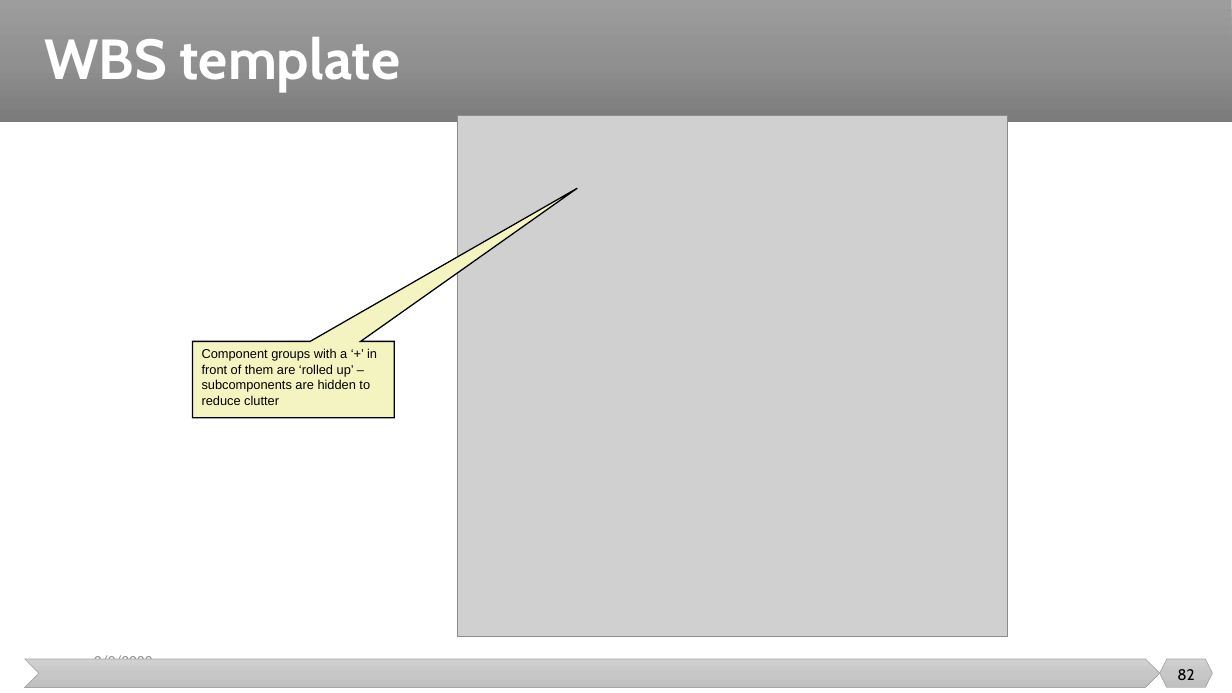
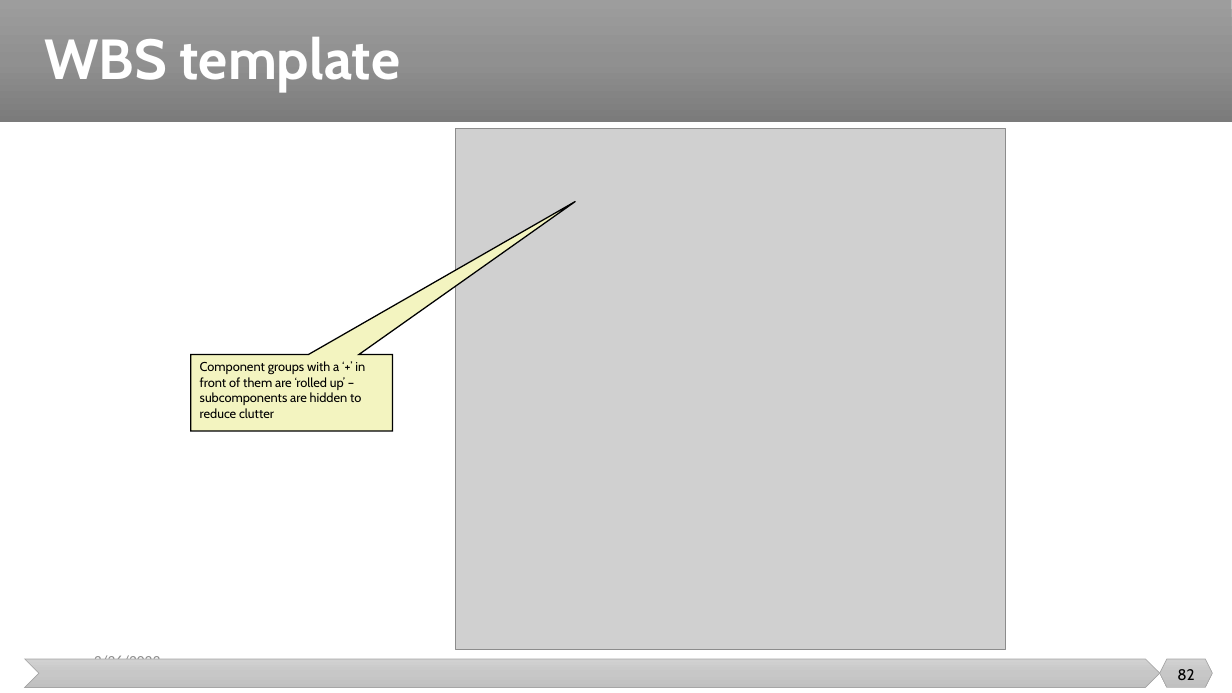
Before and after one commit to malenezi/malenezi, a slide deck: slide 82 of SE423/Lectures/6-Planning/Scheduling and Tracking.pptx. Drawn at 1232x693 pixels with LibreOffice and Linux fonts; fonts in the diff are those of the drawing; grey boxes stand for pictures. Boxes give left, top, right and bottom in pixels: in the first picture for what was removed or moved away, otherwise in the second. Text is boxed around its words. In the diff, an @@ line names an element or a change of style, - is before the commit and + after.

```diff
--- a/SE423/Lectures/6-Planning/Scheduling and Tracking.pptx
+++ b/SE423/Lectures/6-Planning/Scheduling and Tracking.pptx
@@ picture: place and size @@
-picture at bbox=[457, 116, 1007, 637]
+picture at bbox=[457, 128, 1006, 650]
@@ speech box "Component groups with a ‘+’ ...": place and size @@
-speech box "Component groups with a ‘+’ ..." at bbox=[192, 341, 394, 418]
+speech box "Component groups with a ‘+’ ..." at bbox=[190, 355, 392, 432]
@@ speech box "Component groups with a ‘+’ ..." at bbox=[190, 355, 392, 432]: font Arial to Cabin @@
@@ text at bbox=[94, 653, 160, 659]: text changed @@
-2/9/2023
+3/26/2023
```
Also in this commit, not shown: 9 other slides changed, 1 other file.
